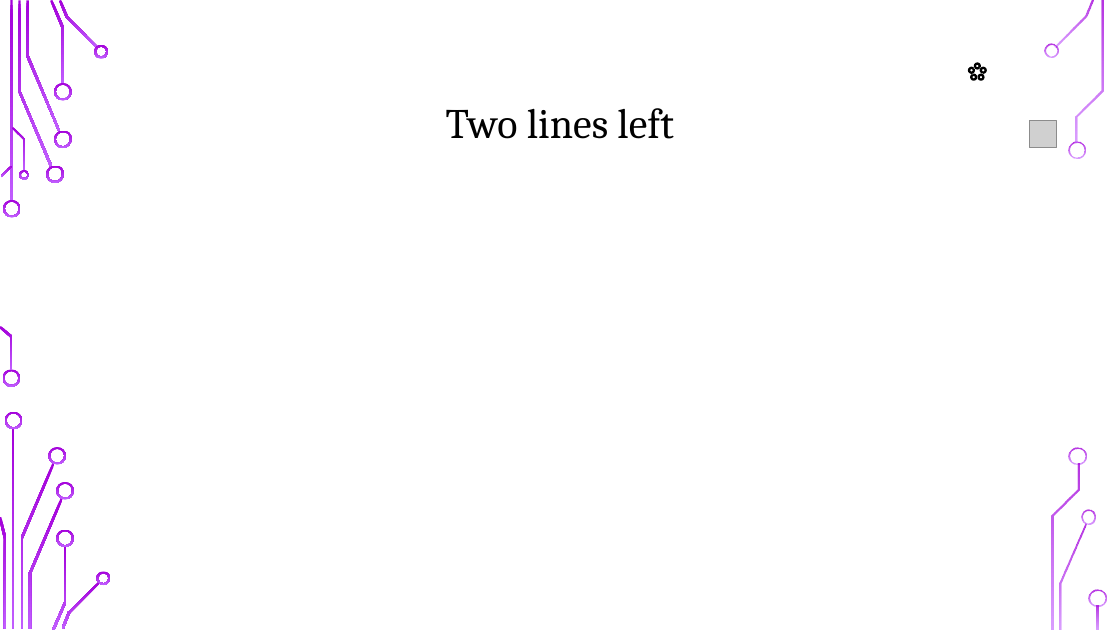
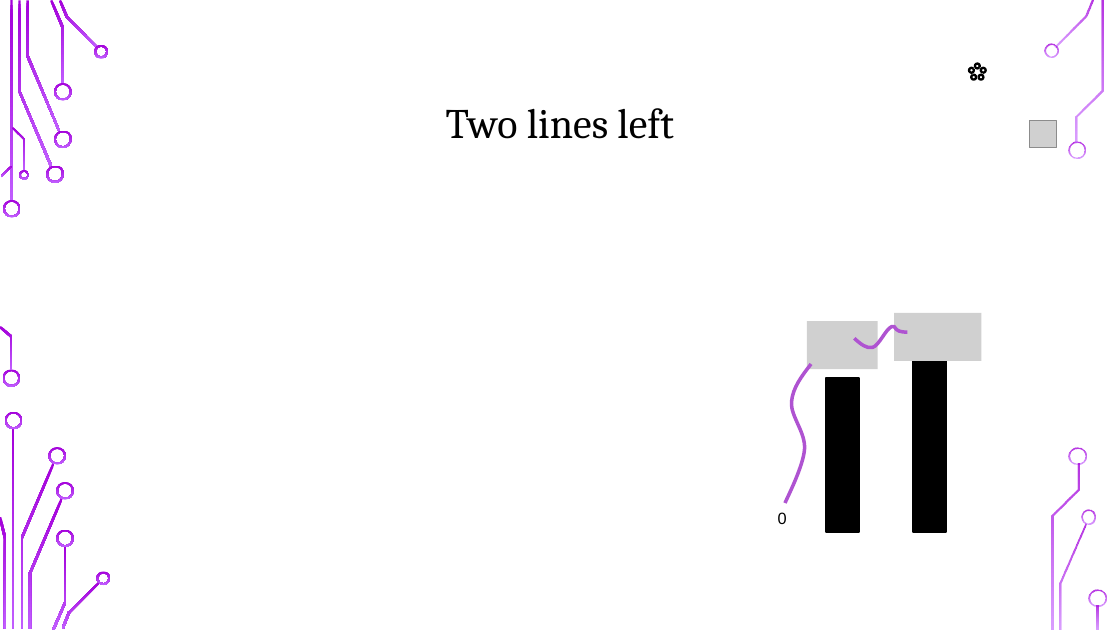
Before and after one commit to UOMDSS/workshops-2021-2022, a slide deck: slide 21 of semester-2-2021-2022/week-8-theory-of-generalisation/Theory_of_Generalisation.pptx. Drawn at 1120x630 pixels with LibreOffice and Linux fonts; fonts in the diff are those of the drawing; grey boxes stand for pictures; background and template pictures are left out. Boxes give left, top, right and bottom in pixels: in the first picture for what was removed or moved away, otherwise in the second. Text is boxed around its words. In the diff, an @@ line names an element or a change of style, - is before the commit and + after.

```diff
--- a/semester-2-2021-2022/week-8-theory-of-generalisation/Theory_of_Generalisation.pptx
+++ b/semester-2-2021-2022/week-8-theory-of-generalisation/Theory_of_Generalisation.pptx
@@ picture added at (x1=807, y1=321, x2=878, y2=369) @@
@@ freeform shape added at (x1=854, y1=326, x2=907, y2=348), outline #AF53D1 3 pt @@
@@ picture added at (x1=895, y1=313, x2=982, y2=361) @@
@@ freeform shape added at (x1=786, y1=364, x2=812, y2=502), outline #AF53D1 3 pt @@
@@ rectangle added at (x1=827, y1=378, x2=860, y2=532), fill #000000, outline #000000 2 pt @@
@@ rectangle added at (x1=913, y1=361, x2=946, y2=533), fill #000000, outline #000000 2 pt @@
@@ text added at (x1=778, y1=512, x2=787, y2=524), 14 pt, text #000000 @@
+0
```
Also in this commit, not shown: 2 slides added.
